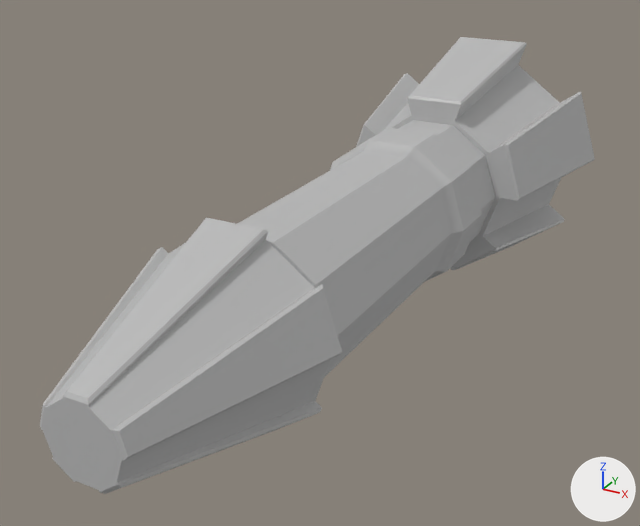
Before and after pictures for a commit that changed the FBX model Assets/Models/rocket.fbx.
Rendered twice from a 50 mm lens placed at (0.0171, -0.0342, 0.0286), pointed at (-0.0012, -0.001, 0.012). Arrows for +X, +Y and +Z are at lower right; the lights stay in place. Where no turn or scale is listed for an object, it has been applied to the vertices.
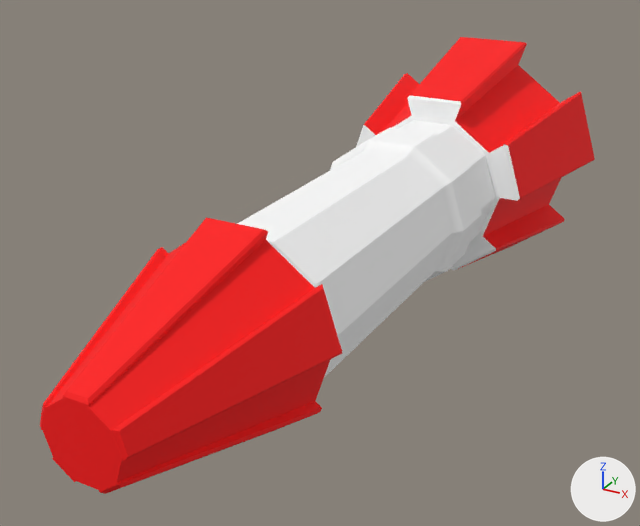
What differs and where, as boxes (x1, y1, x2, y2) in the pictures (640 x 526 px):
part 1 of me_mesh, recoloured (grey to red): (364, 37, 595, 269) in both
part 2 of me_mesh, recoloured (grey to white): (330, 95, 520, 281) in both
part 3 of me_mesh, recoloured (grey to white): (267, 240, 317, 288) in both
part 4 of me_mesh, recoloured (grey to white): (237, 151, 451, 377) in both
part 5 of me_mesh, recoloured (grey to red): (40, 217, 342, 494) in both

Patch to the scene script:
```diff
--- a/Assets/Models/rocket.fbx.py
+++ b/Assets/Models/rocket.fbx.py
@@ mat_blinn_rocket_2 @@
+mat_blinn_rocket_2 = principled_material('blinn_rocket_2')
+mat_blinn_rocket_2.base_color = (1.0, 1.0, 1.0)  # white #ffffff
+mat_blinn_rocket_2.roughness = 0.749
@@ mat_blinn1 @@
+mat_blinn1 = principled_material('blinn1')
+mat_blinn1.base_color = (0.5, 0.5, 0.5)  # grey #bcbcbc
+mat_blinn1.roughness = 0.749
@@ mat_blinn_rocket @@
+mat_blinn_rocket = principled_material('blinn_rocket')
+mat_blinn_rocket.base_color = (1.0, 0.0, 0.0)  # red #ff0000
+mat_blinn_rocket.roughness = 0.749
@@ mat_blinn_rocket_3 @@
+mat_blinn_rocket_3 = principled_material('blinn_rocket_3')
+mat_blinn_rocket_3.base_color = (1.0, 0.0, 0.0)  # red #ff0000
+mat_blinn_rocket_3.roughness = 0.749
@@ me_mesh @@
 me_mesh.from_pydata(...)  # 232 vertices, 240 faces; spans x -0.0068..0.0068, y -0.0182..0.0184, z 0.0065..0.0195
 # used by ob_pcylinder1; location = (0.0, 0.0, 0.0)
+# me_mesh part 1: all 70 faces centred in x -0.0062..0.0062, y 0.0138..0.0184, z 0.0073..0.0194 switch from mat_lambert1 (grey #bcbcbc) to mat_blinn_rocket_3 (red #ff0000)
+# me_mesh part 2: 80 of the faces centred in x -0.0045..0.0045, y 0.0035..0.0093, z 0.0091..0.0177 switch from mat_lambert1 (grey #bcbcbc) to mat_blinn_rocket_2 (white #ffffff)
+# me_mesh part 3: 14 of the faces centred in x -0.004..0.0034, y -0.0095..-0.0091, z 0.0093..0.0165 switch from mat_lambert1 (grey #bcbcbc) to mat_blinn_rocket_2 (white #ffffff)
+# me_mesh part 4: 10 of the faces centred in x -0.0032..0.0032, y -0.0028, z 0.0095..0.0163 switch from mat_lambert1 (grey #bcbcbc) to mat_blinn_rocket_2 (white #ffffff)
+# me_mesh part 5: all 60 faces centred in x -0.003..0.003, y -0.0182..-0.0138, z 0.01..0.0158 switch from mat_lambert1 (grey #bcbcbc) to mat_blinn_rocket (red #ff0000)
+me_mesh.materials.append(mat_blinn1)  # grey #bcbcbc
```
